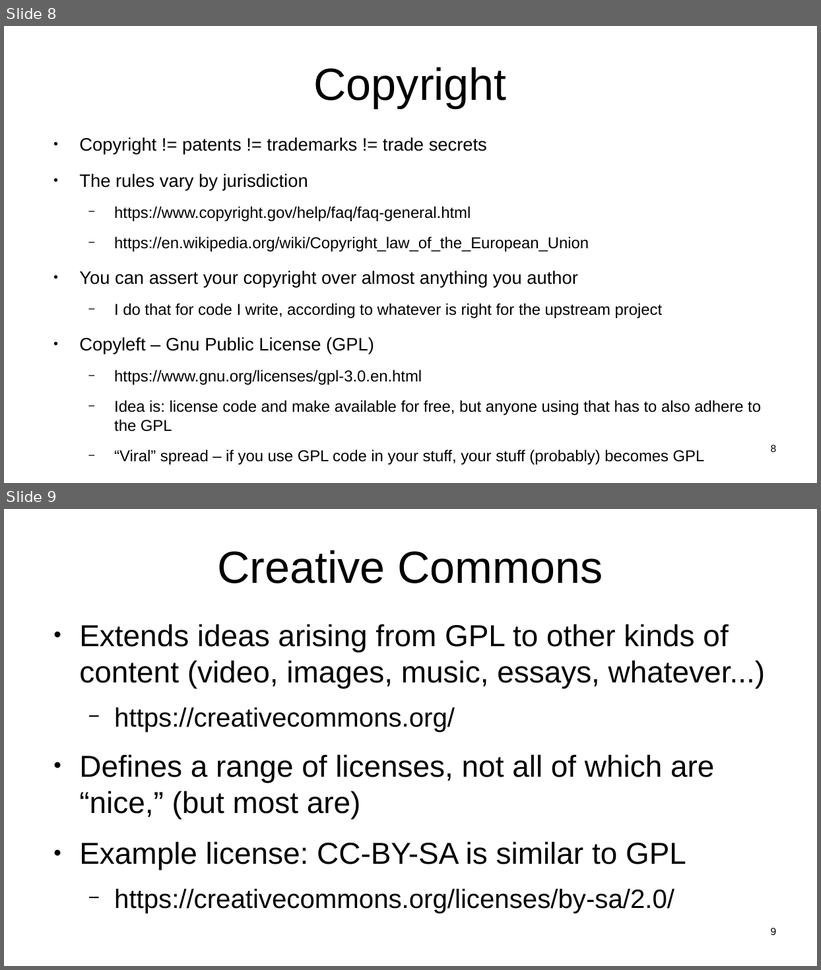
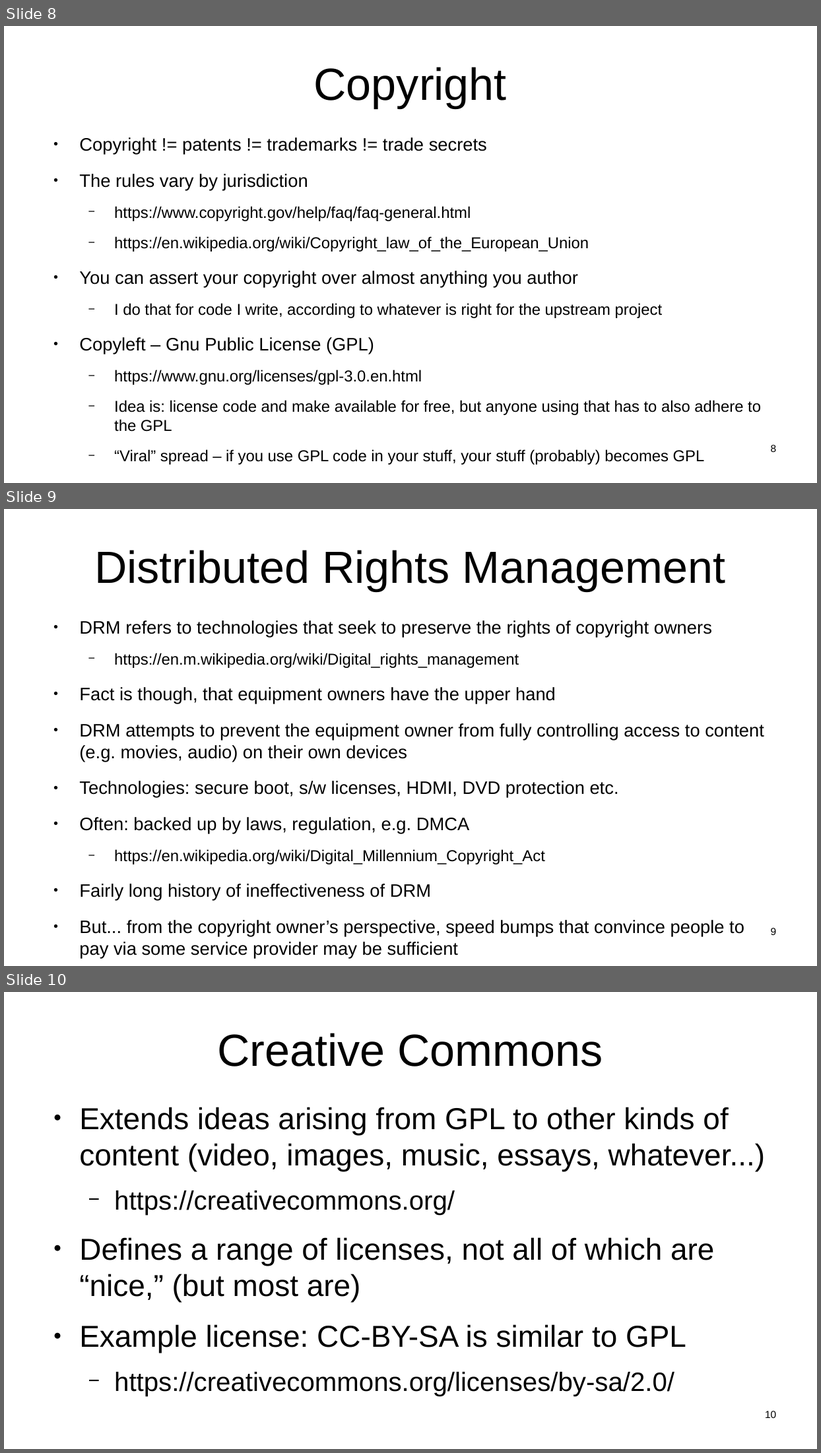
Before and after one commit to sftcd/witidtm, a slide deck: lectures/900-law.odp. Shown one above the other, each under a label of ours: slides 8 and 9 before the commit, slides 8, 9 and 10 after it. The pictures are 821x970 and 821x1453 pixels, drawn with LibreOffice and Linux fonts; fonts in the diff are those of the drawing. Boxes give left, top, right and bottom in pixels: in the first picture for what was removed or moved away, otherwise in the second. Text is boxed around its words. In the diff, an @@ line names an element or a change of style, - is before the commit and + after.

```diff
--- a/lectures/900-law.odp
+++ b/lectures/900-law.odp
@@ slide 9 added at [4, 509, 817, 966], background #FFFFFF @@
@@ title added at [94, 550, 725, 591], 44 pt, text #000000 @@
+Distributed Rights Management
@@ text added at [79, 621, 764, 958], 17.6 pt, text #000000 @@
+● DRM refers to technologies that seek to preserve the rights of copyright owners
+  − https://en.m.wikipedia.org/wiki/Digital_rights_management
+● Fact is though, that equipment owners have the upper hand
+● DRM attempts to prevent the equipment owner from fully controlling access to content (e.g. movies, audio) on their own devices
+● Technologies: secure boot, s/w licenses, HDMI, DVD protection etc.
+● Often: backed up by laws, regulation, e.g. DMCA
+  − https://en.wikipedia.org/wiki/Digital_Millennium_Copyright_Act
+● Fairly long history of ineffectiveness of DRM
+● But... from the copyright owner’s perspective, speed bumps that convince people to pay via some service provider may be sufficient
@@ page number added at [771, 928, 777, 935], 10 pt, text #000000 @@
+9
@@ what was slide 9 is now slide 10 @@
@@ page number at [765, 1411, 776, 1418]: text changed @@
-9
+10
```
Also in this commit, not shown: 1 other file.
